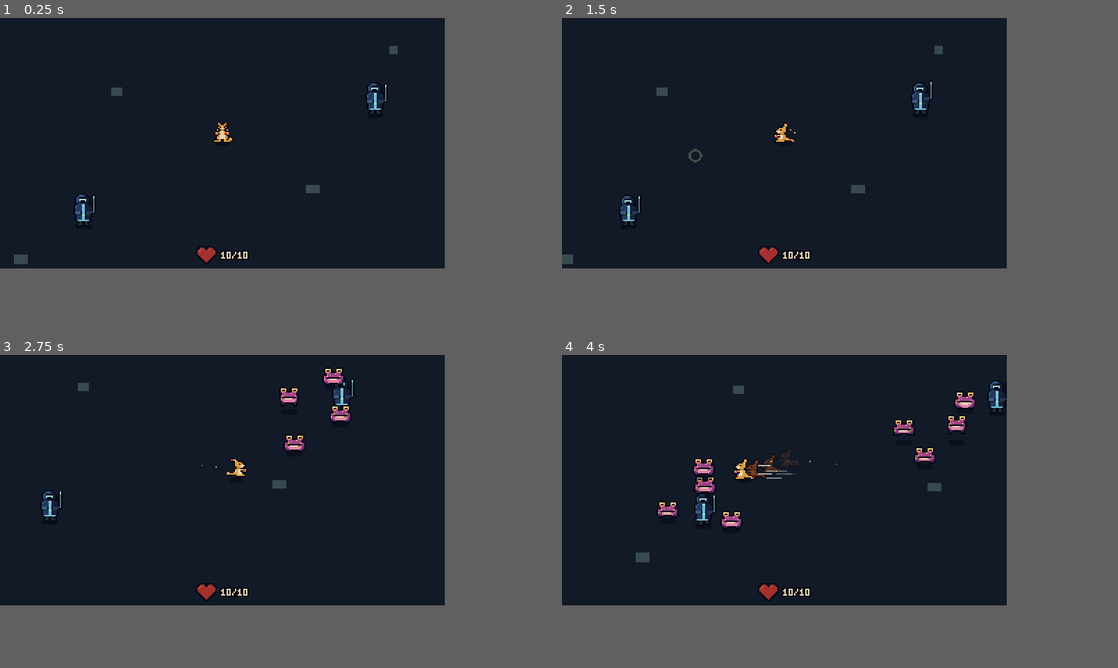
Above: before the commit, frames 1-4 (two rows, left to right).
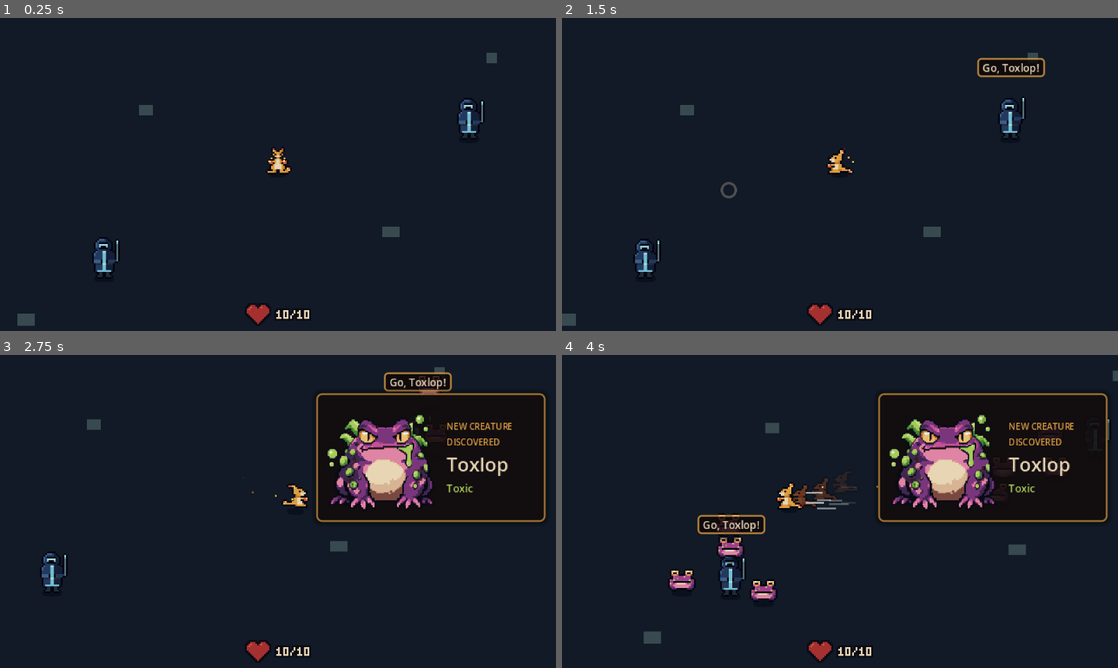
Above: after the commit, the same moments.

Repository: qmkDuran/my-own-art
Game: Godot game, scene res://scenes/main/main.tscn
The game is run twice, just before and just after one commit, with the same random seed, the same clock (stepped at 60 frames per second) and the same inputs.
Inputs (mouse positions are in pixels of both pictures, inside the frame that each line leads up to):
- Up to frame 1 (0.25 s): no input
- Up to frame 2 (1.5 s): move the mouse to (884, 130) at 0.52 s; hold D (move_right) 0.53-1.25 s; hold Right mouse button (attack) 0.53-1.25 s; click (884, 130) at 0.67 s; drag from (695, 155) to (762, 193) at 1.27 s
- Up to frame 3 (2.75 s): move the mouse to (266, 423) at 2.02 s; press the mouse at (266, 423) at 2.03 s; hold D (move_right) from 2.03 s (still down)
- Up to frame 4 (4 s): release D (move_right) at 2.75 s; release the mouse at (828, 423) at 2.75 s; drag from (762, 530) to (650, 442) at 2.77 s; move the mouse to (917, 517) at 3.52 s; hold A (move_left) from 3.53 s (still down); tap Space (dodge) at 3.6 s; click (917, 517) at 3.67 s
In our replay, the window is 640x360 before the commit and 800x450 after it. These sizes can differ from the game's own. Grey fills any space a smaller window leaves; there, only what the larger window draws over its background counts as a difference.

The runs differ from the first frame. In frame 1, 2.0% of the frame differs, in the area x 2-90%, y 8-99%; in frame 2, 2.7%; in frame 3, 7.8%; in frame 4, 9.6%, in the area x 13-100%, y 5-98%.

Commit message:
First-sighting discovery: Warden shout, brief slow motion, creature card
- CreatureLog autoload remembers every species met; the first time one
  is met it announces it.
- Wardens shout "Go, <creature>!" in a speech bubble on their first
  summon of the fight.
- First sighting of a species: the game slows to 30% for half a second
  (never freezes) and a NEW CREATURE DISCOVERED card slides in from the
  right with the 128px portrait, name and element, then slides away.
- Toxlop carries its own name, element and portrait (v9 is now official;
  older portrait drafts removed).
- Display switched to the hybrid mode (canvas_items): the world is still
  pixel art at 4x, but UI text and portraits render crisply.

Checked in Godot 4.7.2 and recorded a clip.

Co-Authored-By: Claude Opus 5.5 <noreply@anthropic.com>
Claude-Session: https://claude.ai/code/session_01YABBJVPWvaqtn34m5VQVCp

Diff:
--- a/project.godot
+++ b/project.godot
@@ -14,13 +14,17 @@
 run/main_scene="res://scenes/main/main.tscn"
 config/features=PackedStringArray("4.7")
 
+[autoload]
+
+CreatureLog="*res://scripts/systems/creature_log.gd"
+
 [display]
 
 window/size/viewport_width=320
 window/size/viewport_height=180
 window/size/window_width_override=1280
 window/size/window_height_override=720
-window/stretch/mode="viewport"
+window/stretch/mode="canvas_items"
 window/stretch/scale_mode="integer"
 
 [input]
--- a/scenes/enemies/handler/handler.tscn
+++ b/scenes/enemies/handler/handler.tscn
@@ -8,6 +8,7 @@
 [ext_resource type="PackedScene" path="res://scenes/effects/shockwave.tscn" id="6_shockwave"]
 [ext_resource type="Script" path="res://scripts/effects/charge_particles.gd" id="7_charge"]
 [ext_resource type="Script" path="res://scripts/ui/floating_health_bar.gd" id="8_bar"]
+[ext_resource type="Script" path="res://scripts/ui/speech_bubble.gd" id="9_speech"]
 
 [sub_resource type="CircleShape2D" id="CircleShape2D_body"]
 radius = 5.0
@@ -70,3 +71,8 @@
 position = Vector2(0, -32)
 script = ExtResource("8_bar")
 health = NodePath("../Health")
+
+[node name="SpeechBubble" type="Node2D" parent="."]
+z_index = 3
+position = Vector2(0, -36)
+script = ExtResource("9_speech")
--- a/scenes/enemies/toxic_toad/toxic_toad.tscn
+++ b/scenes/enemies/toxic_toad/toxic_toad.tscn
@@ -6,6 +6,7 @@
 [ext_resource type="Script" path="res://scripts/components/health.gd" id="4_health"]
 [ext_resource type="Script" path="res://scripts/effects/hit_flash.gd" id="5_flash"]
 [ext_resource type="PackedScene" path="res://scenes/effects/toxic_splat.tscn" id="6_splat"]
+[ext_resource type="Texture2D" path="res://art/toxic_toad/toxlop_portrait_128.png" id="7_portrait"]
 
 [sub_resource type="CircleShape2D" id="CircleShape2D_body"]
 radius = 5.0
@@ -23,6 +24,7 @@
 motion_mode = 1
 script = ExtResource("1_toad")
 death_splat_scene = ExtResource("6_splat")
+portrait = ExtResource("7_portrait")
 
 [node name="Shadow" type="Polygon2D" parent="."]
 color = Color(0.0352941, 0.0392157, 0.0784314, 0.45)
--- a/scenes/ui/hud.tscn
+++ b/scenes/ui/hud.tscn
@@ -1,6 +1,7 @@
-[gd_scene load_steps=2 format=3]
+[gd_scene load_steps=3 format=3]
 
 [ext_resource type="Script" path="res://scripts/ui/health_heart.gd" id="1_heart"]
+[ext_resource type="Script" path="res://scripts/ui/discovery_card.gd" id="2_card"]
 
 [node name="Hud" type="CanvasLayer"]
 
@@ -18,3 +19,13 @@
 grow_horizontal = 2
 grow_vertical = 0
 script = ExtResource("1_heart")
+
+[node name="DiscoveryCard" type="Control" parent="."]
+layout_mode = 3
+anchors_preset = 15
+anchor_right = 1.0
+anchor_bottom = 1.0
+grow_horizontal = 2
+grow_vertical = 2
+mouse_filter = 2
+script = ExtResource("2_card")
--- a/scripts/enemies/handler.gd
+++ b/scripts/enemies/handler.gd
@@ -91,15 +91,20 @@
 var _has_glinted: bool = false
 ## Untyped on purpose: it can briefly hold creatures that have already been freed.
 var _summoned_creatures: Array = []
+## Name, element and portrait of the creature he summons (read from the creature scene).
+var _creature_info: Dictionary = {}
+var _has_called_out: bool = false
 
 @onready var health: Health = $Health
 @onready var sprite: SingleViewAnimator = $Sprite
 @onready var hit_flash: HitFlash = $HitFlash
 @onready var charge_particles: ChargeParticles = $ChargeParticles
+@onready var speech_bubble: SpeechBubble = $SpeechBubble
 @onready var collision_shape: CollisionShape2D = $CollisionShape
 
 
 func _ready() -> void:
+	_read_creature_info()
 	health.damaged.connect(_on_damaged)
 	health.died.connect(_on_died)
 	_seconds_until_summon = first_summon_delay
@@ -251,6 +256,10 @@
 
 
 func _start_summon() -> void:
+	# His first summon of the fight comes with a shout.
+	if not _has_called_out and not _creature_info.is_empty():
+		_has_called_out = true
+		speech_bubble.say("Go, %s!" % _creature_info["name"])
 	sprite.replay_animation("summon")
 	_enter(State.SUMMONING, summon_duration)
 
@@ -264,6 +273,9 @@
 		get_parent().add_child(creature)
 		creature.global_position = global_position + _random_spot_nearby()
 		_summoned_creatures.append(creature)
+	# The first time the player ever sees this species, the HUD announces it.
+	if not _creature_info.is_empty():
+		CreatureLog.discover(_creature_info)
 
 
 func _random_spot_nearby() -> Vector2:
@@ -280,6 +292,15 @@
 			still_alive.append(creature)
 	_summoned_creatures = still_alive
 	return _summoned_creatures.size()
+
+
+func _read_creature_info() -> void:
+	if creature_scene == null:
+		return
+	var probe := creature_scene.instantiate()
+	if probe.has_method("creature_info"):
+		_creature_info = probe.creature_info()
+	probe.free()
 
 
 # --- Keeping distance -----------------------------------------------------
--- a/scripts/enemies/toad.gd
+++ b/scripts/enemies/toad.gd
@@ -15,6 +15,13 @@
 
 ## Height of the player's body above their feet, used to aim and hit with the tongue.
 const PLAYER_BODY_HEIGHT := -6.0
+
+@export_group("Creature info")
+## Shown when the player first meets this species, and in the Creature Log.
+@export var species_id: String = "toxlop"
+@export var display_name: String = "Toxlop"
+@export var element: String = "Toxic"
+@export var portrait: Texture2D
 
 @export_group("Hopping")
 ## Farthest a single hop goes, in pixels.
@@ -223,6 +230,10 @@
 	splat.play()
 
 
+func creature_info() -> Dictionary:
+	return {"species": species_id, "name": display_name, "element": element, "portrait": portrait}
+
+
 # --- Helpers --------------------------------------------------------------
 
 func _enter(new_state: State, length: float) -> void:
--- /dev/null
+++ b/scripts/systems/creature_log.gd
@@ -0,0 +1,22 @@
+extends Node
+## Every creature species the player has met (registered as the "CreatureLog" autoload).
+##
+## The first time a species is met, `discovered` fires so the HUD can show the
+## "new creature" card. Later this will be saved to disk and shown on a Creature Log screen.
+
+## info = { "species": String, "name": String, "element": String, "portrait": Texture2D }
+signal discovered(info: Dictionary)
+
+var _seen := {}
+
+
+func has_seen(species: String) -> bool:
+	return _seen.has(species)
+
+
+## Records a species; announces it only the first time.
+func discover(info: Dictionary) -> void:
+	if has_seen(info["species"]):
+		return
+	_seen[info["species"]] = info
+	discovered.emit(info)
--- /dev/null
+++ b/scripts/ui/discovery_card.gd
@@ -0,0 +1,105 @@
+class_name DiscoveryCard
+extends Control
+## The "NEW CREATURE DISCOVERED" card: slides in from the right with the creature's
+## portrait, name and element, then slides away. The game slows down briefly
+## (never freezes) so the moment registers while the player keeps control.
+
+const CARD_WIDTH := 132.0
+const PORTRAIT_SIZE := 64.0          # a 128px portrait at half size: 2 screen pixels per art pixel at 4x
+const SHOW_SECONDS := 2.5
+const SLOW_MOTION_SCALE := 0.3
+const SLOW_MOTION_SECONDS := 0.5     # real seconds
+
+@export var background: Color = Color(0.075, 0.05, 0.055, 0.86)
+@export var border: Color = Color(0.871, 0.62, 0.255, 0.7)
+@export var title_color: Color = Color(0.871, 0.62, 0.255)
+@export var name_color: Color = Color(0.906, 0.835, 0.702)
+@export var element_color: Color = Color(0.659, 0.792, 0.345)
+
+var _card: PanelContainer
+var _portrait: TextureRect
+var _title: Label
+var _name: Label
+var _element: Label
+
+
+func _ready() -> void:
+	mouse_filter = Control.MOUSE_FILTER_IGNORE
+	_build_card()
+	CreatureLog.discovered.connect(_on_discovered)
+
+
+func _on_discovered(info: Dictionary) -> void:
+	_portrait.texture = info.get("portrait")
+	_name.text = info["name"]
+	_element.text = info["element"]
+	_slow_motion()
+	_slide_in_and_out()
+
+
+func _slow_motion() -> void:
+	Engine.time_scale = SLOW_MOTION_SCALE
+	# A timer that ignores time scale, so it lasts half a real second.
+	await get_tree().create_timer(SLOW_MOTION_SECONDS, true, false, true).timeout
+	Engine.time_scale = 1.0
+
+
+func _slide_in_and_out() -> void:
+	var resting_x := size.x - CARD_WIDTH - 6.0
+	var hidden_x := size.x + 4.0
+	_card.position.x = hidden_x
+	_card.visible = true
+	var slide := create_tween().set_ignore_time_scale(true)
+	slide.tween_property(_card, "position:x", resting_x, 0.3).set_trans(Tween.TRANS_CUBIC).set_ease(Tween.EASE_OUT)
+	slide.tween_interval(SHOW_SECONDS)
+	slide.tween_property(_card, "position:x", hidden_x, 0.3).set_trans(Tween.TRANS_CUBIC).set_ease(Tween.EASE_IN)
+	slide.tween_callback(func() -> void: _card.visible = false)
+
+
+func _build_card() -> void:
+	_card = PanelContainer.new()
+	_card.visible = false
+	_card.position = Vector2(0, 22)
+	_card.custom_minimum_size = Vector2(CARD_WIDTH, 0)
+	var style := StyleBoxFlat.new()
+	style.bg_color = background
+	style.border_color = border
+	style.set_border_width_all(1)
+	style.set_corner_radius_all(3)
+	style.set_content_margin_all(5)
+	style.shadow_color = Color(0, 0, 0, 0.4)
+	style.shadow_size = 3
+	_card.add_theme_stylebox_override("panel", style)
+	add_child(_card)
+
+	var row := HBoxContainer.new()
+	row.add_theme_constant_override("separation", 6)
+	_card.add_child(row)
+
+	_portrait = TextureRect.new()
+	_portrait.custom_minimum_size = Vector2(PORTRAIT_SIZE, PORTRAIT_SIZE)
+	_portrait.expand_mode = TextureRect.EXPAND_IGNORE_SIZE
+	_portrait.stretch_mode = TextureRect.STRETCH_KEEP_ASPECT_CENTERED
+	_portrait.texture_filter = CanvasItem.TEXTURE_FILTER_NEAREST
+	row.add_child(_portrait)
+
+	var column := VBoxContainer.new()
+	column.alignment = BoxContainer.ALIGNMENT_CENTER
+	column.add_theme_constant_override("separation", 1)
+	row.add_child(column)
+	_title = _make_label("NEW CREATURE", 5, title_color)
+	_title.text = "NEW CREATURE"
+	var subtitle := _make_label("DISCOVERED", 5, title_color)
+	subtitle.text = "DISCOVERED"
+	_name = _make_label("", 11, name_color)
+	_element = _make_label("", 6, element_color)
+	for item in [_title, subtitle, _name, _element]:
+		column.add_child(item)
+
+
+func _make_label(text: String, font_size: int, color: Color) -> Label:
+	var label := Label.new()
+	label.text = text
+	label.add_theme_font_size_override("font_size", font_size)
+	label.add_theme_color_override("font_color", color)
+	return label
--- /dev/null
+++ b/scripts/ui/speech_bubble.gd
@@ -0,0 +1,43 @@
+class_name SpeechBubble
+extends Node2D
+## A short line of speech above a character (e.g. a Warden shouting "Go, Toxlop!").
+## Pops in, stays for a moment, fades out.
+
+@export var font_size: int = 6
+@export var text_color: Color = Color(0.906, 0.835, 0.702)
+@export var background: Color = Color(0.075, 0.05, 0.055, 0.85)
+@export var border: Color = Color(0.871, 0.62, 0.255, 0.8)
+
+
+func say(text: String, seconds: float = 1.4) -> void:
+	for child in get_children():
+		child.queue_free()
+
+	var panel := PanelContainer.new()
+	var style := StyleBoxFlat.new()
+	style.bg_color = background
+	style.border_color = border
+	style.set_border_width_all(1)
+	style.set_corner_radius_all(2)
+	style.content_margin_left = 3
+	style.content_margin_right = 3
+	style.content_margin_top = 1
+	style.content_margin_bottom = 1
+	panel.add_theme_stylebox_override("panel", style)
+	var label := Label.new()
+	label.text = text
+	label.add_theme_font_size_override("font_size", font_size)
+	label.add_theme_color_override("font_color", text_color)
+	panel.add_child(label)
+	add_child(panel)
+
+	# Centre the bubble above this node once its size is known.
+	await get_tree().process_frame
+	panel.position = Vector2(-panel.size.x / 2.0, -panel.size.y)
+	panel.pivot_offset = Vector2(panel.size.x / 2.0, panel.size.y)
+	panel.scale = Vector2(0.6, 0.6)
+	var pop := create_tween().set_trans(Tween.TRANS_BACK).set_ease(Tween.EASE_OUT)
+	pop.tween_property(panel, "scale", Vector2.ONE, 0.18)
+	pop.tween_interval(seconds)
+	pop.tween_property(panel, "modulate:a", 0.0, 0.25)
+	pop.tween_callback(panel.queue_free)
Binary file changed: art/toxic_toad/toxlop_portrait_128.png
Not shown, added: art/toxic_toad/toxlop_portrait_128.png.import
Binary file removed: art/toxic_toad/toxlop_portrait_128_v3.png
Binary file removed: art/toxic_toad/toxlop_portrait_128_v4.png
Binary file removed: art/toxic_toad/toxlop_portrait_128_v5.png
Binary file removed: art/toxic_toad/toxlop_portrait_128_v6.png
Binary file removed: art/toxic_toad/toxlop_portrait_128_v7.png
Binary file removed: art/toxic_toad/toxlop_portrait_128_v8.png
Binary file removed: art/toxic_toad/toxlop_portrait_128_v9.png
Not shown: 1 places in scenes/enemies/handler/handler.tscn that only renumber resources
Not shown: 1 places in scenes/enemies/toxic_toad/toxic_toad.tscn that only renumber resources
Not shown, added: scripts/systems/creature_log.gd.uid
(and 2 more such lines)
